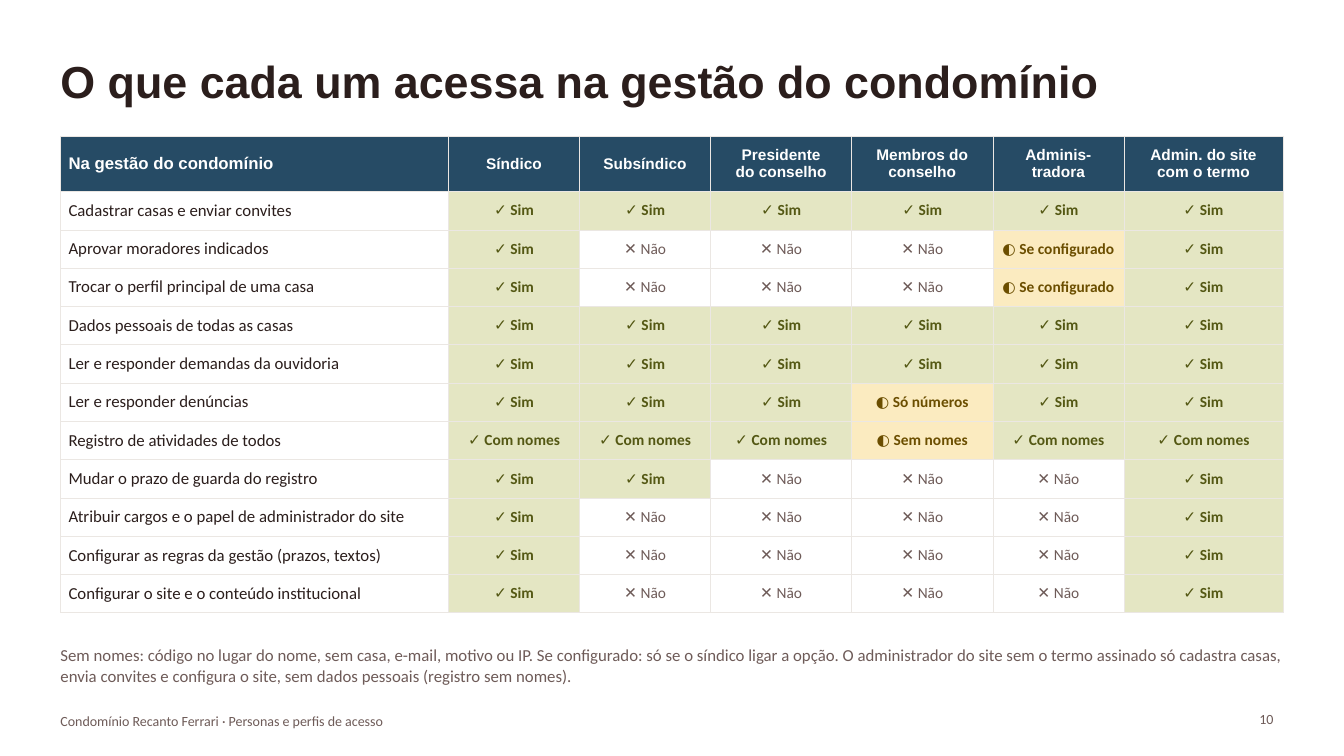
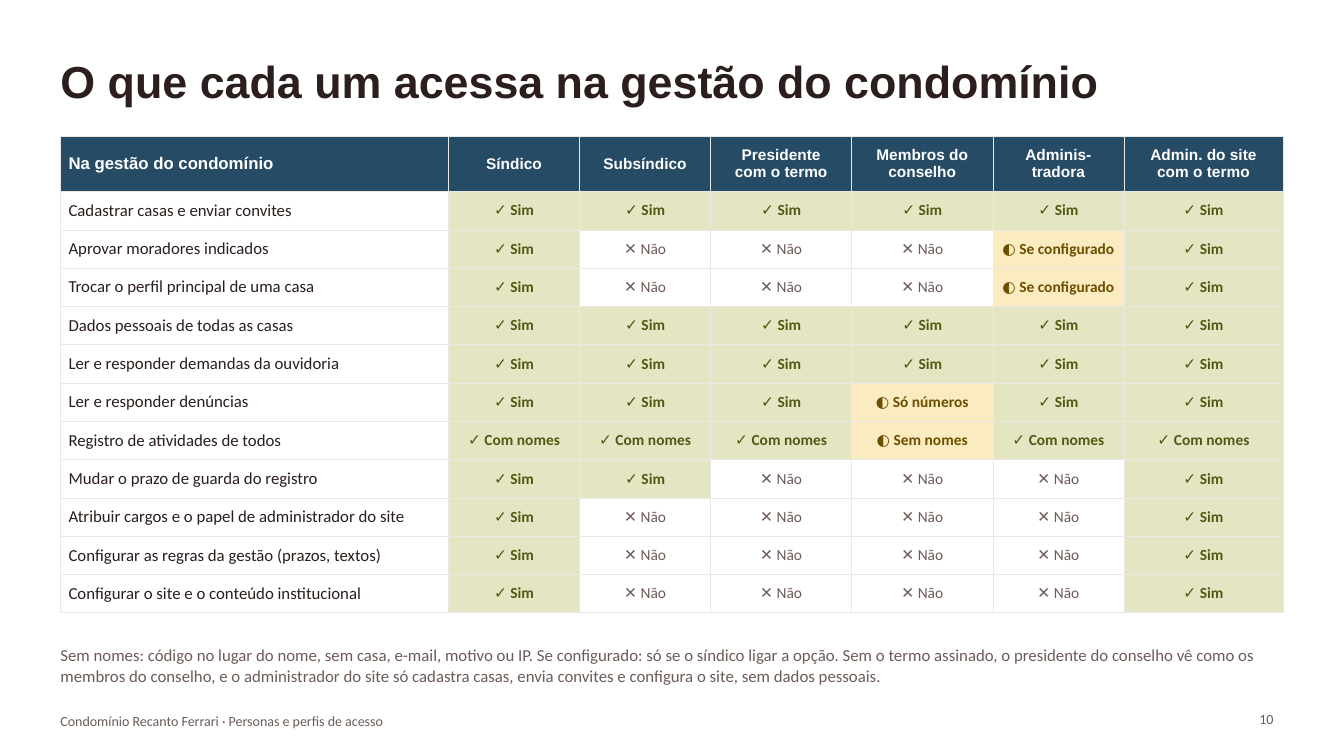
Before and after one commit to paulamuhlbach/recantoferrari, a slide deck: slide 10 of apresentacoes/Personas-e-perfis-de-acesso.pptx. Drawn at 1344x756 pixels with LibreOffice and Linux fonts; fonts in the diff are those of the drawing. Boxes give left, top, right and bottom in pixels: in the first picture for what was removed or moved away, otherwise in the second. Text is boxed around its words. In the diff, an @@ line names an element or a change of style, - is before the commit and + after.

```diff
--- a/apresentacoes/Personas-e-perfis-de-acesso.pptx
+++ b/apresentacoes/Personas-e-perfis-de-acesso.pptx
@@ table at [60, 136, 1284, 606] @@
-row 1, column 4: Presidente / do conselho
+row 1, column 4: Presidente / com o termo
@@ text at [60, 649, 1253, 685]: text changed @@
-Sem nomes: código no lugar do nome, sem casa, e-mail, motivo ou IP. Se configurado: só se o síndico ligar a opção. O administrador do site sem o termo assinado só cadastra casas, envia convites e configura o site, sem dados pessoais (registro sem nomes).
+Sem nomes: código no lugar do nome, sem casa, e-mail, motivo ou IP. Se configurado: só se o síndico ligar a opção. Sem o termo assinado, o presidente do conselho vê como os membros do conselho, e o administrador do site só cadastra casas, envia convites e configura o site, sem dados pessoais.
```
Also in this commit, not shown: 5 other slides changed, 2 other files.
